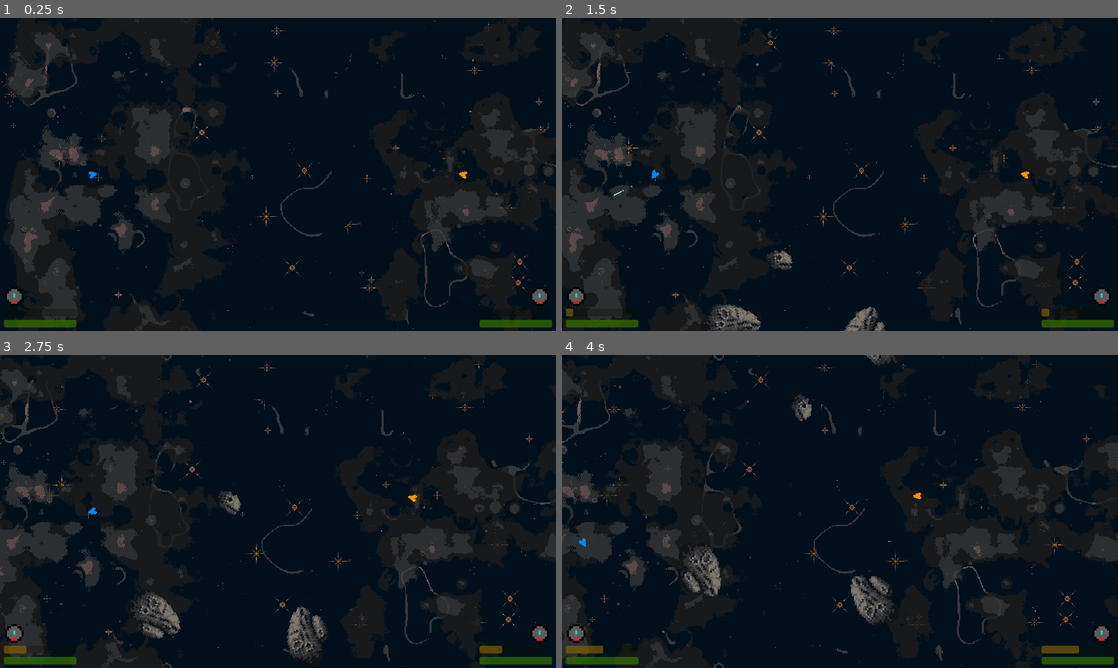
Above: before the commit, frames 1-4 (two rows, left to right).
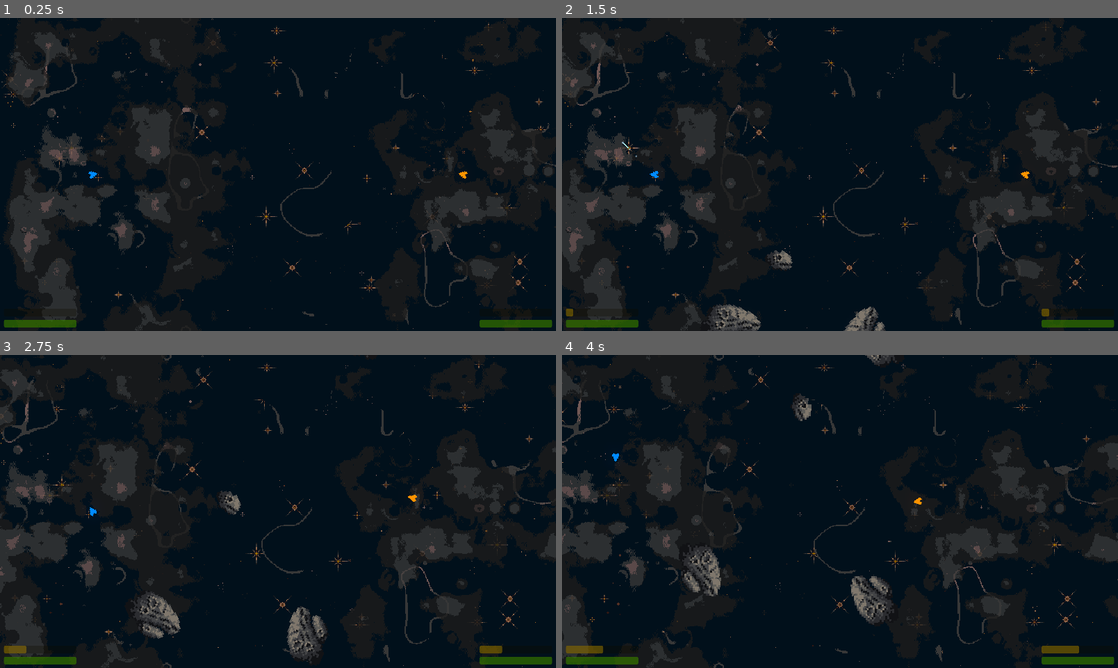
Above: after the commit, the same moments.

Repository: RickyWebster/1v1-starship-duel
Game: Godot game, scene res://Scenes/World.tscn
Two runs of this game, one before a commit and one after it. Both use one fixed random seed, a clock stepped at 60 frames per second and the inputs below.
Inputs:
- Up to frame 1 (0.25 s): no input
- Up to frame 2 (1.5 s): hold D (p1_right) 0.53-1.28 s; hold Caps Lock (p1_power) 0.53-1.28 s; hold A (p1_left) from 1.28 s (still down); tap Shift (p1_shoot) at 1.35 s
- Up to frame 3 (2.75 s): release A (p1_left) at 2.03 s; hold D (p1_right) from 2.03 s (still down); hold O (p2_accelorate) from 2.03 s (still down)
- Up to frame 4 (4 s): release D (p1_right) at 2.78 s; release O (p2_accelorate) at 2.78 s; hold W (p1_accelorate) 2.78-3.53 s; tap K (p2_left) at 2.85 s; hold A (p1_left) from 3.53 s (still down); hold ' (p2_power) from 3.53 s (still down)

The runs differ from the first frame. In frame 1, 0.3% of the frame differs, in the area x 0-99%, y 86-92%; in frame 2, 0.3%; in frame 3, 0.3%; in frame 4, 0.4%, in the area x 0-99%, y 31-92%.

Commit message:
improved aiming
I have made the turn speed shightly faster and believe this helps with to aim the ship more accurately and make the movement easier. I have also made it so the power-up indicator disssapare when not in use.

Diff:
--- a/1v1-starship-duel-game/Scenes/gui_elements.tscn
+++ b/1v1-starship-duel-game/Scenes/gui_elements.tscn
@@ -48,8 +48,8 @@
 [node name="AbilityIndicators1" type="Sprite2D" parent="."]
 modulate = Color(1, 1, 1, 0.929412)
 texture_filter = 1
-position = Vector2(32, 579)
-scale = Vector2(4.39609, 4.39609)
+position = Vector2(42.51, 570)
+scale = Vector2(6, 6)
 texture = ExtResource("2_0cn1k")
 hframes = 3
 vframes = 3
@@ -57,8 +57,8 @@
 [node name="AbilityIndicators2" type="Sprite2D" parent="."]
 modulate = Color(1, 1, 1, 0.929412)
 texture_filter = 1
-position = Vector2(1120, 579)
-scale = Vector2(4.39609, 4.39609)
+position = Vector2(1120, 570)
+scale = Vector2(6, 6)
 texture = ExtResource("2_0cn1k")
 hframes = 3
 vframes = 3
--- a/1v1-starship-duel-game/Scripts/gui_elements.gd
+++ b/1v1-starship-duel-game/Scripts/gui_elements.gd
@@ -11,8 +11,8 @@
 
 
 func _ready():
-	indicator1.frame = 3
-	indicator2.frame = 3
+	indicator1.hide()
+	indicator2.hide()
 
 
 func _process(_delta):
@@ -34,8 +34,8 @@
 	if passer.death == true:
 		Powerup1.value = 0
 		Powerup2.value = 0
-		indicator1.frame = 3
-		indicator2.frame = 3
+		indicator1.hide()
+		indicator2.hide()
 
 
 func _on_timer_timeout():
@@ -46,7 +46,7 @@
 	else:
 		if passer.what_power1 == 0:
 			Powerup1.value = 0
-			indicator1.frame = 3
+			indicator1.hide()
 
 	if Powerup2.value <= 99:
 		Powerup2.value += 1
@@ -55,13 +55,15 @@
 	else:
 		if passer.what_power2 == 0:
 			Powerup2.value = 0
-			indicator2.frame = 3
+			indicator2.hide()
 
 
 func power(no):
 	var what_power = randi_range(1, 3)
 	if no == 1:
+		indicator1.show()
 		indicator1.frame = linking_indicator[what_power]
 	else:
+		indicator2.show()
 		indicator2.frame = linking_indicator[what_power]
 	passer["what_power" + str(no)] = what_power
--- a/1v1-starship-duel-game/Scripts/ship_1.gd
+++ b/1v1-starship-duel-game/Scripts/ship_1.gd
@@ -2,7 +2,7 @@
 
 signal laser_shot1(laser)
 
-var angular_speed = 1.4 * PI
+var angular_speed = 2 * PI
 var speed = 0.0
 var _direction := Vector2(-1, 0)
 var max_speed = 200.0
--- a/1v1-starship-duel-game/Scripts/ship_2.gd
+++ b/1v1-starship-duel-game/Scripts/ship_2.gd
@@ -2,7 +2,7 @@
 
 signal laser_shot2(laser)
 
-var angular_speed = 1.4 * PI
+var angular_speed = 2 * PI
 var speed = 0.0
 var _direction := Vector2(-1, 0)
 var max_speed = 200.0
--- a/1v1-starship-duel-game/project.godot
+++ b/1v1-starship-duel-game/project.godot
@@ -21,6 +21,7 @@
 
 [display]
 
+window/size/mode=2
 window/stretch/mode="canvas_items"
 
 [input]
Not shown, changed: 1v1-starship-duel-game/Assets/bullets/.DS_Store
